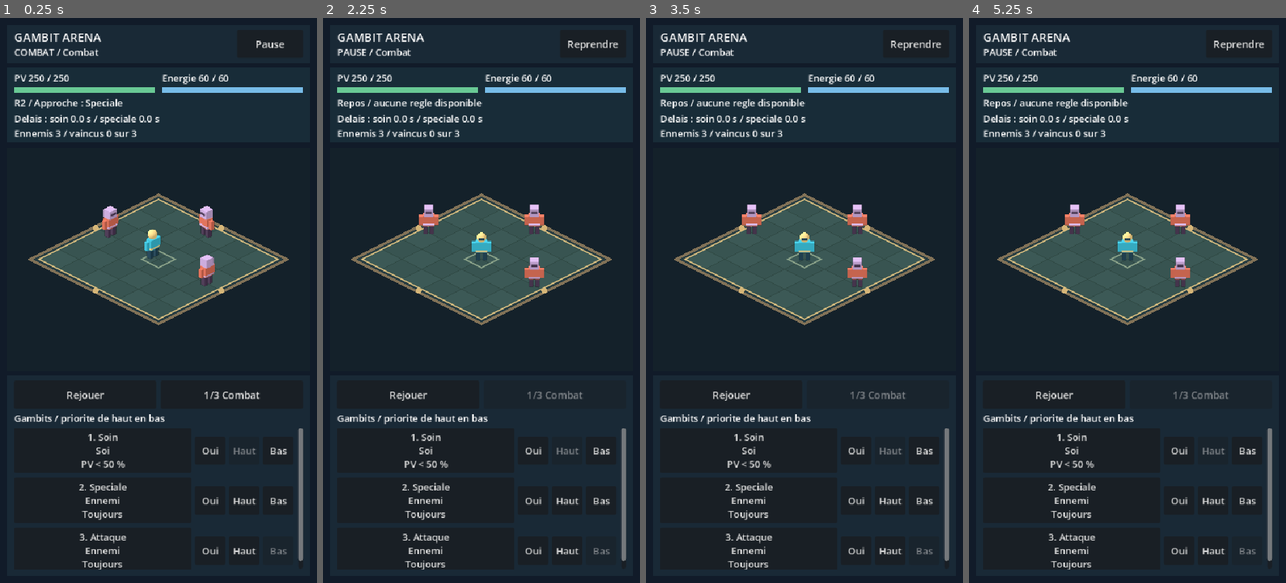
Above: before the commit, frames 1-4 (left to right).
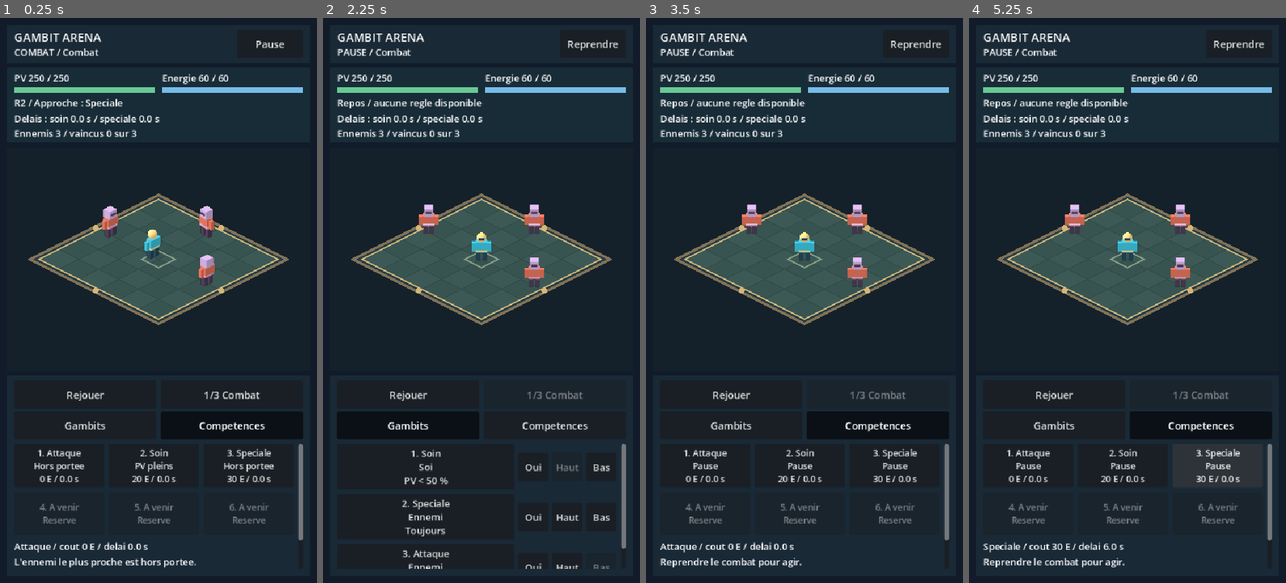
Above: after the commit, the same moments.

Repository: RobinArcangioli/gambit-arena
Game: Godot game, scene res://scenes/main.tscn
Two runs of this game, one before a commit and one after it. Both use one fixed random seed, a clock stepped at 60 frames per second and the inputs below.
Inputs (mouse positions are in pixels of both pictures, inside the frame that each line leads up to):
- Up to frame 1 (0.25 s): no input
- Up to frame 2 (2.25 s): click "Pause" at 0.5 s; click "Rejouer" at 1.25 s; click (408, 424) at 2 s, where only the run after the commit has a clickable "Gambits"
- Up to frame 3 (3.5 s): click (877, 424) at 2.75 s, where only the run after the commit has a clickable "Competences"
- Up to frame 4 (5.25 s): click (1029, 464) at 3.5 s, where only the run after the commit has a clickable "1. Attaque Pause 0 E / 0.0 s"; click (1124, 464) at 4.25 s, where only the run after the commit has a clickable "2. Soin Pause 20 E / 0.0 s"; click (1216, 464) at 5 s, where only the run after the commit has a clickable "3. Speciale Pause 30 E / 0.0 s"

The runs differ from the first frame. In frame 1, 5.5% of the frame differs, in the area x 4-96%, y 69-98%; in frame 2, 3.6%; in frame 3, 5.3%; in frame 4, 5.4%.

Commit message:
feat: [STEP-022] afficher six emplacements et la disponibilite des competences

Diff:
--- a/scenes/main.tscn
+++ b/scenes/main.tscn
@@ -1,7 +1,7 @@
 [gd_scene load_steps=2 format=3 uid="uid://do6vxhog253vu"]
 
-[ext_resource type="PackedScene" path="res://scenes/ui/portrait_hud_lab.tscn" id="1_lab"]
+[ext_resource type="PackedScene" path="res://scenes/ui/skill_slots_lab.tscn" id="1_lab"]
 
 [node name="Main" type="Node2D" unique_id=1193079028]
 
-[node name="PortraitHudLab" parent="." instance=ExtResource("1_lab")]
+[node name="SkillSlotsLab" parent="." instance=ExtResource("1_lab")]
--- /dev/null
+++ b/scenes/tests/skill_slots_tests.tscn
@@ -0,0 +1,6 @@
+[gd_scene load_steps=2 format=3]
+
+[ext_resource type="Script" path="res://tests/test_skill_slots.gd" id="1"]
+
+[node name="SkillSlotsTests" type="Node"]
+script = ExtResource("1")
--- /dev/null
+++ b/scenes/ui/skill_slots_lab.tscn
@@ -0,0 +1,7 @@
+[gd_scene load_steps=3 format=3]
+
+[ext_resource type="PackedScene" path="res://scenes/arena/arena.tscn" id="1"]
+[ext_resource type="Script" path="res://scripts/ui/skill_slots_lab.gd" id="2"]
+
+[node name="SkillSlotsLab" instance=ExtResource("1")]
+script = ExtResource("2")
--- /dev/null
+++ b/scripts/ui/skill_availability.gd
@@ -0,0 +1,84 @@
+extends RefCounted
+## Value-only presentation of immediate availability; never requests an action.
+const Snapshot = preload("res://scripts/gambits/gambit_snapshot.gd")
+const Executor = preload("res://scripts/skills/skill_executor.gd")
+const SKILLS: Array[String] = ["basic", "heal", "special"]
+const NAMES: Array[String] = ["Attaque", "Soin", "Speciale"]
+
+static func describe(view: Snapshot) -> Array[Dictionary]:
+	var rows: Array[Dictionary] = []
+	for index in range(6):
+		if index >= 3:
+			rows.append({"slot": index, "skill": "", "name": "A venir", "cost": 0, "cooldown": 0.0, "remaining": 0.0, "state": "reserved", "target_id": 0})
+			continue
+		var skill: String = SKILLS[index]
+		var cost: int = Executor.HEAL_COST if skill == "heal" else Executor.SPECIAL_COST if skill == "special" else 0
+		var cooldown: float = Executor.HEAL_COOLDOWN if skill == "heal" else Executor.SPECIAL_COOLDOWN if skill == "special" else 0.0
+		var row: Dictionary = {"slot": index, "skill": skill, "name": NAMES[index], "cost": cost, "cooldown": cooldown, "remaining": 0.0, "state": "invalid", "target_id": 0}
+		if view != null and view.valid():
+			row["remaining"] = view.heal_cooldown if skill == "heal" else view.special_cooldown if skill == "special" else 0.0
+			row["state"] = _state(view, row)
+		rows.append(row)
+	return rows
+
+static func _state(view: Snapshot, row: Dictionary) -> String:
+	if view.source["health"] == 0:
+		return "dead"
+	if view.stopped:
+		return "finished"
+	if view.paused:
+		return "paused"
+	if view.busy:
+		return "busy"
+	if row["remaining"] > 0.0:
+		return "cooldown"
+	if row["skill"] == "heal" and view.source["health"] >= view.source["max_health"]:
+		return "full_health"
+	if view.energy < row["cost"]:
+		return "energy"
+	if row["skill"] == "heal":
+		row["target_id"] = view.source["id"]
+		return "ready"
+	var nearest: float = INF
+	var selected_id: int = 0
+	var source_position: Vector2 = view.source["position"]
+	for enemy in view.enemies:
+		if enemy["health"] <= 0:
+			continue
+		var distance: float = source_position.distance_squared_to(enemy["position"])
+		if distance < nearest or (distance == nearest and (selected_id == 0 or enemy["id"] < selected_id)):
+			nearest = distance
+			selected_id = enemy["id"]
+	if selected_id == 0:
+		return "no_target"
+	row["target_id"] = selected_id
+	return "ready" if nearest <= Executor.REACH * Executor.REACH else "out_of_range"
+
+static func caption(state: String) -> String:
+	match state:
+		"ready": return "Pret"
+		"paused": return "Pause"
+		"busy": return "Occupe"
+		"cooldown": return "Delai"
+		"energy": return "Energie"
+		"full_health": return "PV pleins"
+		"no_target": return "Sans cible"
+		"out_of_range": return "Hors portee"
+		"dead": return "Mort"
+		"finished": return "Termine"
+		"reserved": return "A venir"
+	return "Indisponible"
+
+static func explanation(state: String) -> String:
+	match state:
+		"ready": return "Conditions immediates reunies."
+		"paused": return "Reprendre le combat pour agir."
+		"busy": return "Une action est deja engagee."
+		"cooldown": return "Attendre la fin du delai."
+		"energy": return "Energie insuffisante."
+		"full_health": return "Le soin serait inutile : PV pleins."
+		"no_target": return "Aucun ennemi vivant."
+		"out_of_range": return "L'ennemi le plus proche est hors portee."
+		"dead": return "Le heros est mort."
+		"finished": return "Le combat est termine."
+	return "Emplacement indisponible."
--- /dev/null
+++ b/scripts/ui/skill_slots_lab.gd
@@ -0,0 +1,124 @@
+extends "res://scripts/ui/portrait_hud_lab.gd"
+const Availability = preload("res://scripts/ui/skill_availability.gd")
+const Capture = preload("res://scripts/gambits/gambit_controller.gd")
+var slots_ready: bool = false
+var skills_visible: bool = true
+var selected_slot: int = 0
+var slot_states: Array[Dictionary] = []
+var skill_cards: Array[Button] = []
+var gambits_tab: Button
+var skills_tab: Button
+var skills_scroll: ScrollContainer
+var skills_content: Control
+var skill_details: Label
+
+func _ready() -> void:
+	super._ready()
+	rules_title.hide()
+	gambits_tab = _button("Gambits", _show_skills.bind(false))
+	skills_tab = _button("Competences", _show_skills.bind(true))
+	for tab in [gambits_tab, skills_tab]:
+		tab.toggle_mode = true
+		tab.add_theme_font_size_override("font_size", 17)
+	skills_scroll = _scroll(hud)
+	skills_content = _content(skills_scroll, 240)
+	for index in range(6):
+		# Reuse the six historically reserved controls rather than duplicate them.
+		var card: Button = slots[index]
+		card.reparent(skills_content, false)
+		card.show()
+		card.name = "SkillSlot%d" % (index + 1)
+		card.focus_mode = Control.FOCUS_NONE
+		card.clip_text = true
+		card.add_theme_font_size_override("font_size", 15)
+		card.disabled = index >= 3
+		if index < 3:
+			card.pressed.connect(_select_slot.bind(index))
+		skill_cards.append(card)
+	skill_details = Label.new()
+	skill_details.add_theme_font_size_override("font_size", 16)
+	skill_details.autowrap_mode = TextServer.AUTOWRAP_WORD_SMART
+	skill_details.mouse_filter = Control.MOUSE_FILTER_IGNORE
+	skills_content.add_child(skill_details)
+	skill_details.minimum_size_changed.connect(_details_minimum_changed)
+	slots_ready = true
+	_present()
+	_show_skills(true)
+
+func _details_minimum_changed() -> void:
+	if slots_ready:
+		call_deferred("_update_layout")
+
+func _update_layout() -> void:
+	super._update_layout()
+	if not slots_ready:
+		return
+	var footer: Rect2 = Layout.regions(safe_rect.size)["footer"]
+	var tab_width: float = (footer.size.x - 32) * 0.5
+	_rect(gambits_tab, Rect2(footer.position + Vector2(12, 60), Vector2(tab_width, 48)))
+	_rect(skills_tab, Rect2(footer.position + Vector2(20 + tab_width, 60), Vector2(tab_width, 48)))
+	var body := Rect2(footer.position + Vector2(12, 116), Vector2(footer.size.x - 24, footer.size.y - 128))
+	_rect(rules_scroll, body)
+	_rect(skills_scroll, body)
+	var content_width: float = body.size.x - 16
+	var cell_width: float = (content_width - 16) / 3.0
+	var y: float = 0.0
+	for row_index in range(2):
+		var row_height: float = 72.0
+		for column in range(3):
+			row_height = maxf(row_height, skill_cards[row_index * 3 + column].get_combined_minimum_size().y)
+		for column in range(3):
+			_rect(skill_cards[row_index * 3 + column], Rect2(column * (cell_width + 8), y, cell_width, row_height))
+		y += row_height + 8
+	_rect(skill_details, Rect2(0, y, content_width, maxf(108, skill_details.get_combined_minimum_size().y)))
+	skills_content.custom_minimum_size.y = y + skill_details.size.y + 8
+
+func _show_skills(value: bool) -> void:
+	if not slots_ready or editing_index >= 0:
+		return
+	skills_visible = value
+	rules_scroll.visible = not value
+	skills_scroll.visible = value
+	gambits_tab.set_pressed_no_signal(not value)
+	skills_tab.set_pressed_no_signal(value)
+	_update_layout()
+
+func _select_slot(index: int) -> void:
+	if not slots_ready or editing_index >= 0 or index < 0 or index >= 3:
+		return
+	selected_slot = index
+	_refresh_skills()
+
+func _present() -> void:
+	super._present()
+	if slots_ready:
+		_refresh_skills()
+
+func _refresh_skills() -> void:
+	var view = Capture.capture(simulation.hero, simulation.enemies, simulation.clock)
+	# Planning intentionally omits dead sources; presentation still needs their state.
+	if is_instance_valid(simulation.hero) and not simulation.hero.state.alive:
+		var fighter = simulation.hero
+		view.source = {"id": fighter.combat_id, "health": 0, "max_health": fighter.state.max_health, "position": Vector2(fighter.position.x, fighter.position.z)}
+		view.energy = fighter.action.energy
+		view.heal_cooldown = fighter.action.remaining(&"heal")
+		view.special_cooldown = fighter.action.remaining(&"special")
+		view.paused = simulation.clock.paused
+		view.stopped = simulation.clock.stopped
+	slot_states = Availability.describe(view)
+	var changed_text: bool = false
+	for index in range(6):
+		var row: Dictionary = slot_states[index]
+		var caption_text: String = "%d. A venir\nReserve" % (index + 1)
+		if index < 3:
+			caption_text = "%d. %s\n%s\n%d E / %.1f s" % [index + 1, row["name"], Availability.caption(row["state"]), row["cost"], ceilf(row["remaining"] * 10.0) / 10.0]
+		changed_text = changed_text or skill_cards[index].text != caption_text
+		skill_cards[index].text = caption_text
+		skill_cards[index].modulate = Color("c1f1d2") if row["state"] == "ready" else Color.WHITE
+		skill_cards[index].tooltip_text = "Consulter les details" if index < 3 else "Emplacement reserve"
+	var selected: Dictionary = slot_states[selected_slot]
+	var details_text: String = "%s / cout %d E / delai %.1f s\n%s\nConsultation uniquement : aucun lancement." % [selected["name"], selected["cost"], selected["cooldown"], Availability.explanation(selected["state"])]
+	changed_text = changed_text or skill_details.text != details_text
+	skill_details.text = details_text
+	if changed_text:
+		call_deferred("_update_layout")
--- /dev/null
+++ b/tests/test_skill_slots.gd
@@ -0,0 +1,200 @@
+extends Node
+const Availability = preload("res://scripts/ui/skill_availability.gd")
+const Snapshot = preload("res://scripts/gambits/gambit_snapshot.gd")
+const Lab = preload("res://scenes/ui/skill_slots_lab.tscn")
+const Reference = preload("res://scenes/ui/portrait_hud_lab.tscn")
+const Actor = preload("res://scripts/hybrid/proxy_actor.gd")
+var checks: int = 0
+var failures: int = 0
+
+func check(ok: bool, message: String) -> void:
+	checks += 1
+	if not ok:
+		failures += 1
+		push_error("SkillSlots: " + message)
+
+func fixture() -> Snapshot:
+	var view := Snapshot.new()
+	view.source = {"id": 1, "health": 40, "max_health": 100, "position": Vector2.ZERO}
+	view.enemies.append({"id": 2, "health": 60, "max_health": 60, "position": Vector2(0.8, 0)})
+	return view
+
+func states(view: Snapshot) -> Array[String]:
+	var result: Array[String] = []
+	for row in Availability.describe(view):
+		result.append(row["state"])
+	return result
+
+func gameplay(lab: Node) -> Array:
+	var sim = lab.simulation
+	var result: Array = [sim.elapsed, sim.spawned, sim.defeated, sim.hits, sim.result, sim.controller.launched, sim.controller.evaluations, sim.controller.trace.total]
+	var actors: Array = [sim.hero]
+	actors.append_array(sim.enemies)
+	for actor in actors:
+		result.append([actor.position, actor.state.health, actor.gait, actor.action.elapsed, actor.action.energy, actor.action.spent, actor.action.accepted, actor.action.last_skill, actor.action.remaining(&"heal"), actor.action.remaining(&"special")])
+	return result
+
+func enclosed(outer: Rect2, inner: Rect2) -> bool:
+	return inner.position.x >= outer.position.x - 0.01 and inner.position.y >= outer.position.y - 0.01 and inner.end.x <= outer.end.x + 0.01 and inner.end.y <= outer.end.y + 0.01
+
+func _ready() -> void:
+	var view := fixture()
+	check(states(view) == ["ready", "ready", "ready", "reserved", "reserved", "reserved"], "three ready skills and three reserved slots")
+	var rows = Availability.describe(view)
+	check(rows[0]["cost"] == 0 and rows[1]["cost"] == 20 and rows[2]["cost"] == 30 and rows[1]["cooldown"] == 4.0 and rows[2]["cooldown"] == 6.0, "costs and cooldowns from executor constants")
+	var before: Array = [view.source.duplicate(true), view.enemies.duplicate(true), view.energy, view.heal_cooldown, view.special_cooldown, view.paused, view.busy]
+	for repeat in range(1000):
+		Availability.describe(view)
+	check(before == [view.source, view.enemies, view.energy, view.heal_cooldown, view.special_cooldown, view.paused, view.busy], "1000 reads have no snapshot mutation")
+	rows[0]["state"] = "changed"
+	rows[1]["cost"] = -10
+	check(Availability.describe(view)[0]["state"] == "ready" and Availability.describe(view)[1]["cost"] == 20, "outputs are independent")
+	view.paused = true
+	view.busy = true
+	view.heal_cooldown = 1.0
+	check(states(view)[0] == "paused" and states(view)[1] == "paused", "pause precedes busy and cooldown")
+	view.paused = false
+	check(states(view)[1] == "busy", "busy precedes cooldown")
+	view.busy = false
+	check(states(view)[1] == "cooldown" and Availability.describe(view)[1]["remaining"] == 1.0, "cooldown and numeric remainder")
+	view.heal_cooldown = 0.000001
+	check(states(view)[1] == "cooldown", "positive cooldown never ready")
+	view.heal_cooldown = 0
+	view.energy = 19
+	check(states(view)[0] == "ready" and states(view)[1] == "energy" and states(view)[2] == "energy", "basic free and paid skills lack energy")
+	view.energy = 20
+	check(states(view)[1] == "ready" and states(view)[2] == "energy", "exact heal cost available")
+	view.energy = 30
+	check(states(view)[2] == "ready", "exact special cost available")
+	view.source["health"] = 100
+	check(states(view)[1] == "full_health", "full health blocks heal")
+	view.enemies[0]["position"] = Vector2(1.0, 0)
+	check(states(view)[0] == "ready", "exact reach available")
+	view.enemies[0]["position"] = Vector2(1.00001, 0)
+	check(states(view)[0] == "out_of_range", "outside reach unavailable")
+	view.enemies[0]["health"] = 0
+	check(states(view)[0] == "no_target", "dead enemies excluded")
+	view.enemies.clear()
+	check(states(view)[2] == "no_target", "empty target list")
+	view.stopped = true
+	check(states(view)[0] == "finished", "terminal blocks skills")
+	view.source["health"] = 0
+	check(states(view)[0] == "dead", "dead hero has explicit state")
+	check(states(null)[0] == "invalid" and states(Snapshot.new())[1] == "invalid", "invalid input has no ready skill")
+	view = fixture()
+	view.enemies.append({"id": 3, "health": 60, "max_health": 60, "position": Vector2(-0.8, 0)})
+	view.enemies.reverse()
+	check(Availability.describe(view)[0]["target_id"] == 2, "stable nearest living target on equal distance")
+	var lab = Lab.instantiate()
+	add_child(lab)
+	lab.set_physics_process(false)
+	await get_tree().process_frame
+	lab.paused = false
+	lab._update_buttons()
+	check(lab.skill_cards.size() == 6 and lab.skills_visible and not lab.rules_scroll.visible, "six-slot view is initial screen")
+	for index in range(6):
+		check(lab.skill_cards[index].disabled == (index >= 3), "only reserved cards disabled")
+		check(lab.skill_cards[index].pressed.get_connections().size() == (1 if index < 3 else 0), "one inspect callback, no reserved callback")
+	var frozen: Array = gameplay(lab)
+	for repeat in range(100):
+		lab.skill_cards[repeat % 3].pressed.emit()
+		lab.gambits_tab.pressed.emit()
+		lab.skills_tab.pressed.emit()
+		lab._present()
+	check(gameplay(lab) == frozen, "inspecting and tabs do not execute, spend, move or journal")
+	check(lab.skill_details.text.contains("Consultation uniquement"), "read-only role explicitly displayed")
+	lab._toggle_pause()
+	frozen = gameplay(lab)
+	lab.skill_cards[1].pressed.emit()
+	lab._physics_process(10.0)
+	check(lab.slot_states[1]["state"] == "paused" and gameplay(lab) == frozen, "inspection while paused freezes all game state")
+	lab._toggle_pause()
+	lab._next_placement()
+	check(lab.slot_states[1]["state"] == "ready", "injured hero can heal without moving")
+	lab._physics_process(0.02)
+	check(lab.slot_states[1]["state"] == "busy" and lab.slot_states[1]["remaining"] > 0.0, "actual engaged heal shown busy with cooldown")
+	frozen = gameplay(lab)
+	lab.skill_cards[1].pressed.emit()
+	check(gameplay(lab) == frozen and lab.simulation.hero.action.spent == 20, "inspect engaged skill does not double-pay")
+	lab.gambits_tab.pressed.emit()
+	lab.edit_buttons[0].pressed.emit()
+	check(lab.paused and lab.overlay.visible, "gambit editor still pauses")
+	lab.skills_tab.pressed.emit()
+	check(not lab.skills_visible, "tab switching blocked under modal")
+	lab._adjust_threshold(-1)
+	lab.apply_button.pressed.emit()
+	lab.skills_tab.pressed.emit()
+	check(lab.skills_visible and lab.paused and lab.editor.snapshot()[0].threshold == 49, "edited rules survive returning to skills")
+	lab.safe_area_override = Rect2(80, 100, 360, 640)
+	lab._update_layout()
+	await get_tree().process_frame
+	await get_tree().process_frame
+	for control in [lab.skills_tab, lab.gambits_tab, lab.skills_scroll]:
+		check(enclosed(lab.safe_rect, control.get_global_rect()), "tabs and skills viewport inside safe area")
+	for card in lab.skill_cards:
+		check(card.size.x >= 48 and card.size.y >= 48, "skill touch cells at least 48 pixels")
+	lab.skills_scroll.ensure_control_visible(lab.skill_cards[5])
+	await get_tree().process_frame
+	await get_tree().process_frame
+	check(enclosed(lab.skills_scroll.get_global_rect(), lab.skill_cards[5].get_global_rect()), "sixth slot reachable by scrolling")
+	var scrollbar: VScrollBar = lab.skills_scroll.get_v_scroll_bar()
+	scrollbar.value = scrollbar.max_value - scrollbar.page
+	await get_tree().process_frame
+	await get_tree().process_frame
+	check(lab.skill_details.get_global_rect().end.y <= lab.skills_scroll.get_global_rect().end.y + 0.01 and lab.skills_content.custom_minimum_size.y >= lab.skill_details.position.y + lab.skill_details.size.y, "last detail line reachable and inside content extent")
+	lab._notification(NOTIFICATION_APPLICATION_FOCUS_OUT)
+	frozen = gameplay(lab)
+	lab._physics_process(10.0)
+	lab._notification(NOTIFICATION_APPLICATION_RESUMED)
+	check(lab.paused and gameplay(lab) == frozen, "background and return keep pause")
+	for repeat in range(10):
+		lab._reset()
+		await get_tree().process_frame
+	var current: Array = [lab.simulation.hero]
+	current.append_array(lab.simulation.enemies)
+	var actor_count: int = 0
+	var only_current: bool = true
+	for child in lab.world.get_children():
+		if child is Actor:
+			actor_count += 1
+			only_current = only_current and child in current
+	check(actor_count == 4 and only_current and lab.skill_cards.size() == 6, "ten resets without actors or slot duplicates")
+	check(lab.paused and lab.editor.snapshot()[0].threshold == 49 and lab.slot_states[1]["remaining"] == 0.0, "reset retains configuration and clears cooldown display")
+	# Both UI views must leave the full simulation trajectory unchanged.
+	var reference = Reference.instantiate()
+	add_child(reference)
+	reference.set_physics_process(false)
+	lab.mode_index = 0
+	lab.editor.update_fields(0, {"target": "self", "condition": "hp_below", "threshold": 50, "skill": "heal"})
+	lab._reset()
+	reference._reset()
+	lab.paused = false
+	reference.paused = false
+	lab._update_buttons()
+	reference._update_buttons()
+	var identical: bool = true
+	for tick in range(2400):
+		lab._physics_process(1.0 / 60.0)
+		reference._physics_process(1.0 / 60.0)
+		lab._select_slot(tick % 3)
+		identical = identical and gameplay(lab) == gameplay(reference)
+		if lab.simulation.result != "EN COURS":
+			break
+		if tick % 120 == 0:
+			await get_tree().process_frame
+	check(identical and lab.simulation.result == "VICTOIRE", "combat identical to STEP-021 despite repeated inspection")
+	check(lab.slot_states[0]["state"] == "finished", "victory shows terminal availability")
+	lab._reset()
+	lab.simulation.hero.state.damage(1000000)
+	lab._physics_process(0.02)
+	check(lab.slot_states[0]["state"] == "dead" and lab.slot_states[1]["state"] == "dead", "real hero death shown explicitly")
+	lab.queue_free()
+	reference.queue_free()
+	await get_tree().process_frame
+	var summary_text: String = "STEP-022 / tests emplacements\n%s : %d controles, %d echecs\nDisponibilite, consultation et combat.\nF8 pour arreter ; F5 pour le laboratoire." % ["OK" if failures == 0 else "ECHEC", checks, failures]
+	print(summary_text)
+	var label := Label.new()
+	label.position = Vector2(20, 30)
+	label.add_theme_font_size_override("font_size", 19)
+	label.text = summary_text
+	add_child(label)
Not shown, changed: export_presets.cfg
Not shown, added: scripts/ui/skill_availability.gd.uid
Not shown, added: scripts/ui/skill_slots_lab.gd.uid
Not shown, added: tests/test_skill_slots.gd.uid
Not shown, changed: ARCHITECTURE.md
Not shown, changed: PROJECT_STATUS.md
Not shown, changed: ROADMAP.md
Not shown, changed: docs/android.md
Not shown, changed: docs/backup.md
Not shown, added: docs/skill-slots.md
Not shown, changed: docs/steps/STEP-021.md
Not shown, added: docs/steps/STEP-022.md
